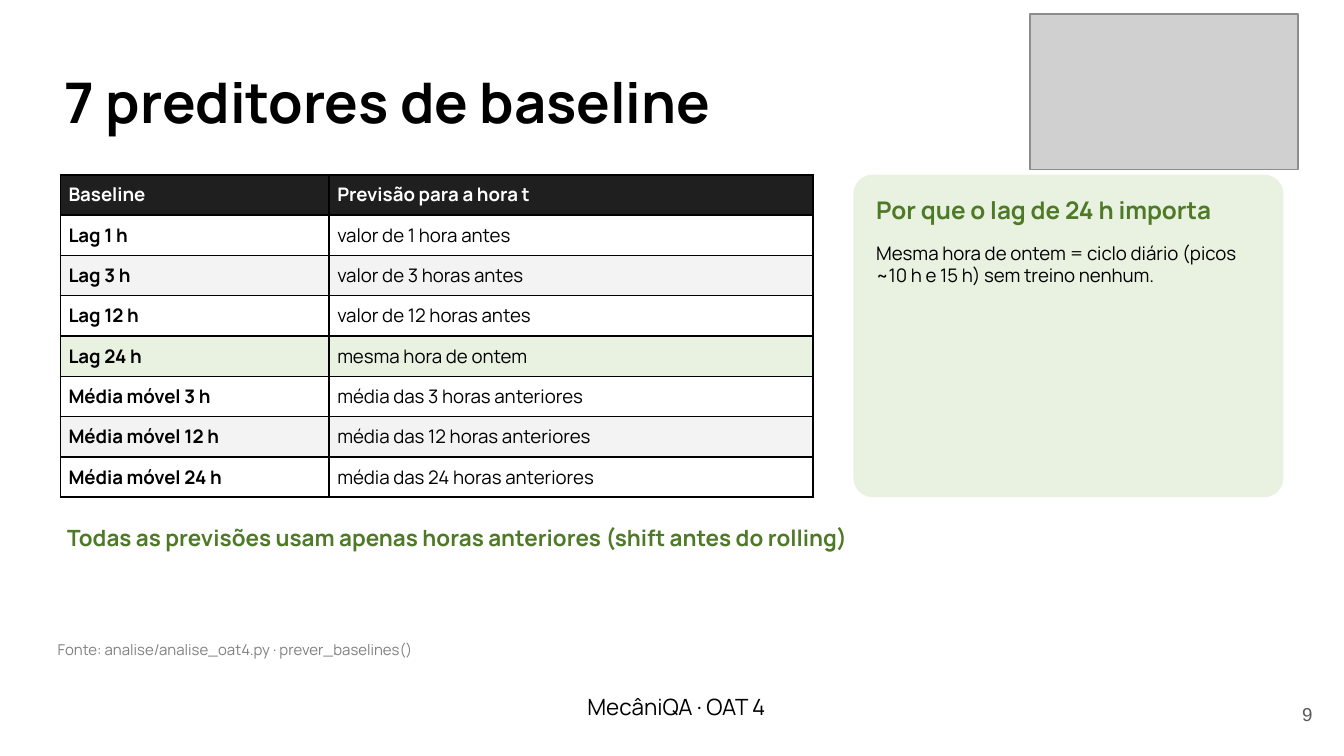
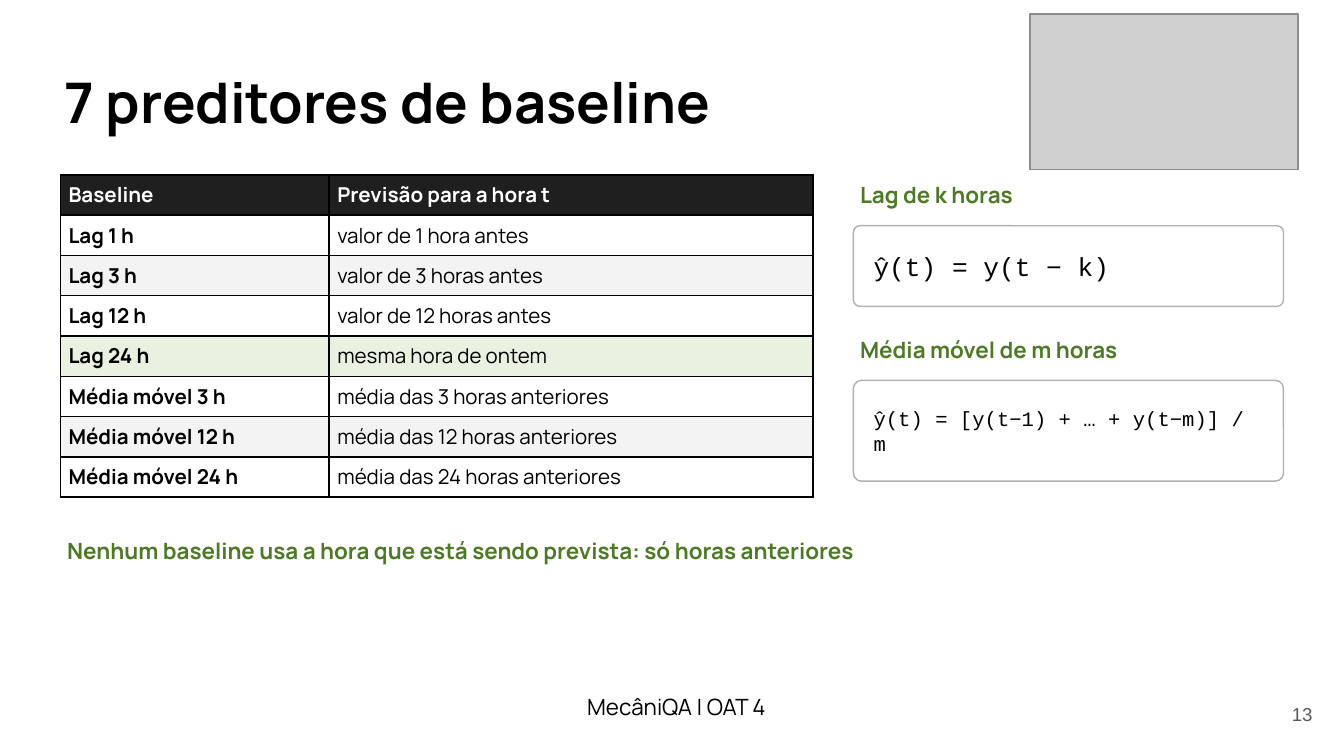
Before and after one commit to LenilsonSoares/mecaniQA-nuvem-macapa, a slide deck: slide 13 of oat4/apresentacao/mecaniQA_oat4_macapa.pptx (slide 9 before the commit). Drawn at 1344x756 pixels with LibreOffice and Linux fonts; fonts in the diff are those of the drawing; grey boxes stand for pictures. Boxes give left, top, right and bottom in pixels: in the first picture for what was removed or moved away, otherwise in the second. Text is boxed around its words. In the diff, an @@ line names an element or a change of style, - is before the commit and + after.

Commit message:
OAT 4: um painel do Grafana por slide, MAE e MSE em slides separados, fórmulas e sem rodapés de fonte
- capturar_prints.py: print de cada painel (d-solo) em vez do dashboard inteiro
- slides: 6 slides de painel, tabelas MAE e MSE separadas por série, fórmulas dos
  baselines e das métricas, explicação das 96 h (lag 24 h na P1) e das horas sem dado
- remove as linhas "Fonte: ..." de todos os slides

```diff
--- a/oat4/apresentacao/mecaniQA_oat4_macapa.pptx
+++ b/oat4/apresentacao/mecaniQA_oat4_macapa.pptx
@@ table at (x1=60, y1=175, x2=813, y2=497) @@
@@ size 10 to 11 pt @@
@@ text at (x1=860, y1=187, x2=1012, y2=209): text changed; size 13 to 12 pt @@
-Por que o lag de 24 h importa
+Lag de k horas
@@ rounded rectangle resized from (x1=853, y1=175, x2=1284, y2=497) to (x1=853, y1=226, x2=1284, y2=306) @@
@@ rounded rectangle at (x1=853, y1=226, x2=1284, y2=306): fill #E9F1E1 to #FFFFFF; outline none to #B0B0B0 0.75 pt; proportions changed @@
@@ text "ŷ(t) = y(t − k)" at (x1=874, y1=258, x2=1109, y2=282): vertical alignment top to middle @@
@@ text at (x1=874, y1=258, x2=1109, y2=282): text changed; size 10 to 14 pt; font Manrope to Courier New @@
-Mesma hora de ontem = ciclo diário (picos ~10 h e 15 h) sem treino nenhum.
+ŷ(t) = y(t − k)
@@ text at (x1=860, y1=340, x2=1117, y2=359): text changed @@
-Todas as previsões usam apenas horas anteriores (shift antes do rolling)
+Média móvel de m horas
@@ rounded rectangle added at (x1=853, y1=380, x2=1284, y2=481), fill #FFFFFF, outline #B0B0B0 0.75 pt @@
@@ text added at (x1=874, y1=412, x2=1219, y2=451), 11 pt, text #000000 @@
+ŷ(t) = [y(t−1) + … + y(t−m)] / m
@@ text added at (x1=67, y1=541, x2=854, y2=565), 12 pt, text #4E7A27, bold @@
+Nenhum baseline usa a hora que está sendo prevista: só horas anteriores
@@ text removed at (x1=58, y1=643, x2=412, y2=659) @@
-Fonte: analise/analise_oat4.py · prever_baselines()
@@ text at (x1=587, y1=698, x2=765, y2=716): text changed @@
-MecâniQA · OAT 4
+MecâniQA | OAT 4
@@ page number at (x1=1292, y1=708, x2=1313, y2=721): text changed @@
-9
+13
```
Also in this commit, not shown: 16 other slides changed, 7 slides added, 4 other files.
